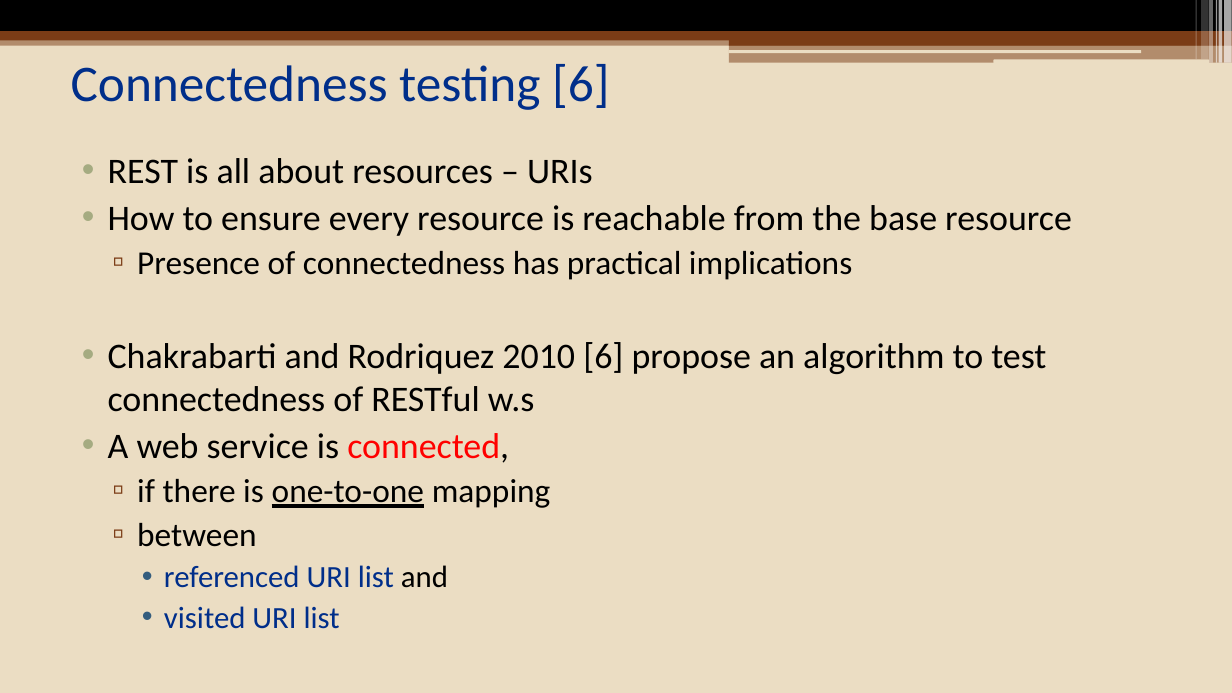
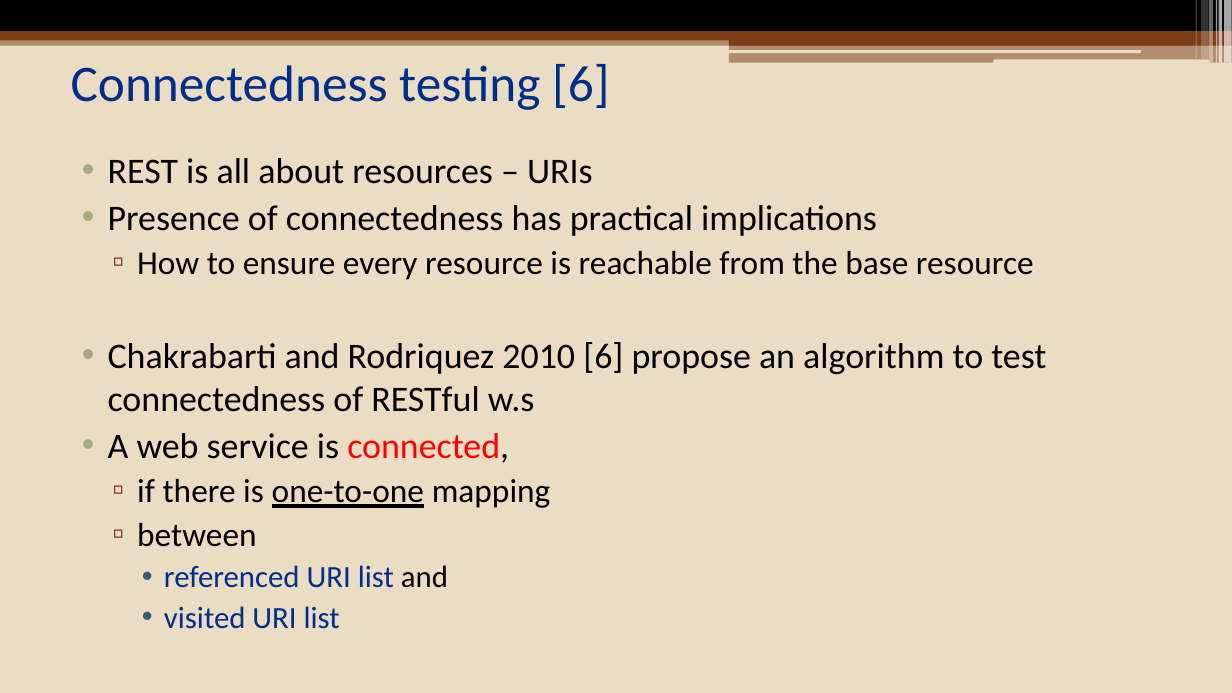
Before and after one commit to eozer/cinco_seminar, a slide deck: slide 16 of presentation/cinco_presentation.pptx. Drawn at 1232x693 pixels with LibreOffice and Linux fonts; fonts in the diff are those of the drawing. Boxes give left, top, right and bottom in pixels: in the first picture for what was removed or moved away, otherwise in the second. Text is boxed around its words. In the diff, an @@ line names an element or a change of style, - is before the commit and + after.

```diff
--- a/presentation/cinco_presentation.pptx
+++ b/presentation/cinco_presentation.pptx
@@ text at [108,205,877,236]: paragraph added @@
+• Presence of connectedness has practical implications
@@ text at [137,251,852,280]: paragraph removed @@
-  ▫ Presence of connectedness has practical implications
@@ text at [137,251,1034,280]: size 28 to 26 pt in "How to ensure every resource is reachable ..."; bullet • to ▫; list level 1 to 2 in "How to ensure every resource ..."; bullet colour #A5AB81 to #7B3C16 @@
```
Also in this commit, not shown: 5 other slides changed, 15 slides added.
